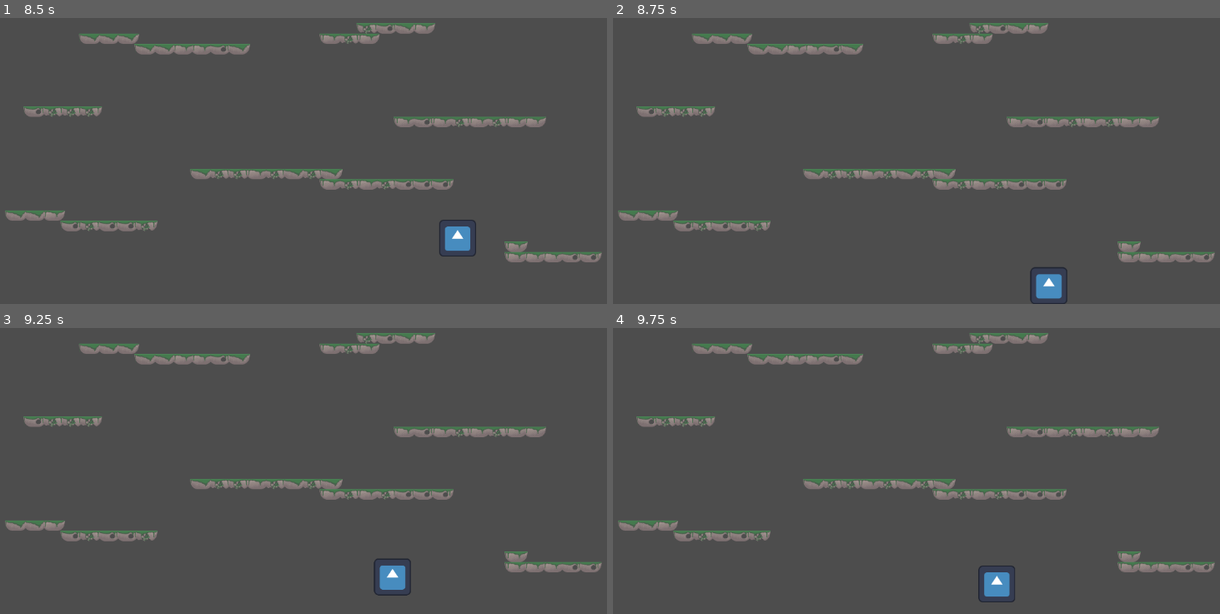
Above: before the commit, frames 1-4 (two rows, left to right).
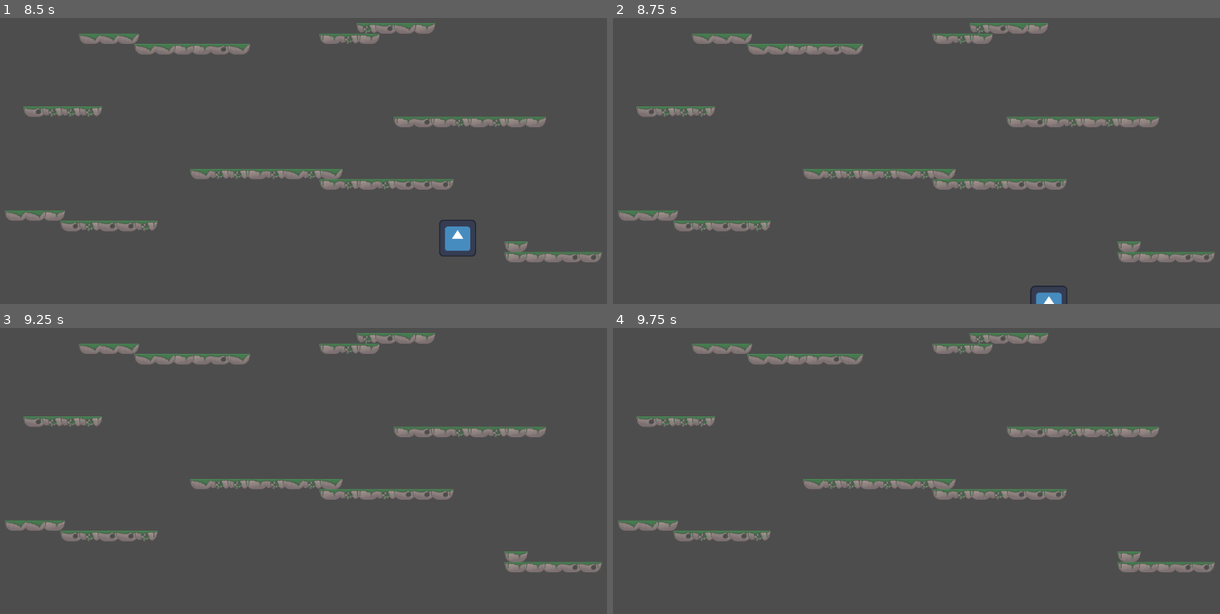
Above: after the commit, the same moments.

Repository: MisuseofMana/joust2-the-joustening
Game: Godot game, scene res://Scene/level_default.tscn
The game is run twice, just before and just after one commit, with the same random seed, the same clock (stepped at 60 frames per second) and the same inputs. This scene is started directly instead of the project's main scene. The engine's default icon, where the game draws it, is replaced by a stand-in: a white triangle on a blue panel in a dark square.
Inputs:
- Up to frame 1 (8.5 s): tap Enter (ui_accept) at 0.5, 0.77, 1.52, 3.02, 3.77, 4.52, 6.02, 6.77, 7.52 s; hold Right (ui_right) 0.53-2.03 s; hold Left (ui_left) 2.03-4.28 s; hold Right (ui_right) 4.28-8.03 s; hold Left (ui_left) from 8.03 s (still down)
- Up to frame 2 (8.75 s): keep holding Left (ui_left)
- Up to frame 3 (9.25 s): keep holding Left (ui_left); tap Enter (ui_accept) at 9.02 s
- Up to frame 4 (9.75 s): release Left (ui_left) at 9.53 s; hold Right (ui_right) from 9.53 s (still down)

Frame 1 is identical in both runs. In frame 2, 0.5% of the frame differs, in the area x 68-75%, y 87-100%; in frame 3, 0.5%, in the area x 61-68%, y 80-94%; in frame 4, 0.5%.

Commit message:
World boundaries, initial world wrap

Diff:
--- a/Scene/level_default.tscn
+++ b/Scene/level_default.tscn
@@ -45,9 +45,6 @@
 [sub_resource type="WorldBoundaryShape2D" id="WorldBoundaryShape2D_ovj3h"]
 distance = -125.0
 
-[sub_resource type="WorldBoundaryShape2D" id="WorldBoundaryShape2D_fsn06"]
-distance = -647.0
-
 [node name="LevelDefault" type="Node2D"]
 
 [node name="Camera2D" type="Camera2D" parent="."]
@@ -59,22 +56,23 @@
 tile_map_data = PackedByteArray("AAD7/wUAAAAAAAEAAAD8/wUAAAACAAEAAAD9/wUAAAACAAEAAAD+/wUAAAABAAAAAAD//wUAAAACAAEAAAAAAA …(1216 unchanged characters)…
 tile_set = SubResource("TileSet_ossfr")
 
-[node name="Boundaries2" type="StaticBody2D" parent="."]
+[node name="East" type="Area2D" parent="."]
 position = Vector2(1, -1)
 
-[node name="East" type="CollisionShape2D" parent="Boundaries2"]
-rotation = 4.71239
+[node name="CollisionShape2D" type="CollisionShape2D" parent="East"]
+rotation = -1.5708
 shape = SubResource("WorldBoundaryShape2D_ig0m6")
-one_way_collision = true
 
-[node name="South" type="CollisionShape2D" parent="Boundaries2"]
+[node name="South" type="Area2D" parent="."]
+position = Vector2(1, -1)
+
+[node name="CollisionShape2D" type="CollisionShape2D" parent="South"]
 shape = SubResource("WorldBoundaryShape2D_0oeul")
 
-[node name="West" type="CollisionShape2D" parent="Boundaries2"]
+[node name="West" type="Area2D" parent="."]
+position = Vector2(1, -1)
+
+[node name="CollisionShape2D2" type="CollisionShape2D" parent="West"]
 position = Vector2(-1028, 0)
 rotation = 1.5708
 shape = SubResource("WorldBoundaryShape2D_ovj3h")
-
-[node name="North" type="CollisionShape2D" parent="Boundaries2"]
-rotation = 3.14159
-shape = SubResource("WorldBoundaryShape2D_fsn06")
--- a/actors/player.gd
+++ b/actors/player.gd
@@ -1,9 +1,12 @@
 extends CharacterBody2D
-
+class_name Player
 
 const SPEED = 300.0
 const JUMP_VELOCITY = -400.0
 
+
+func _ready() -> void:
+	get_tree()
 
 func _physics_process(delta: float) -> void:
 	# Add the gravity.
@@ -24,3 +27,16 @@
 		velocity.x = move_toward(velocity.x, 0, SPEED)
 
 	move_and_slide()
+
+
+
+
+
+
+func _on_boundarie_collision_area_entered(area: Area2D) -> void:
+	if area.name.contains('West'):
+		print('west')
+	elif area.name.contains('East'):
+		print('east')
+	elif area.name.contains('South'):
+		print('south')
--- a/actors/player.tscn
+++ b/actors/player.tscn
@@ -18,6 +18,9 @@
 radius = 60.0
 height = 128.0
 
+[sub_resource type="CircleShape2D" id="CircleShape2D_bvqy4"]
+radius = 63.0079
+
 [node name="CharacterBody2D" type="CharacterBody2D"]
 script = ExtResource("1_5enr7")
 
@@ -26,3 +29,10 @@
 
 [node name="CollisionShape2D" type="CollisionShape2D" parent="."]
 shape = SubResource("CapsuleShape2D_ifugb")
+
+[node name="BoundarieCollision" type="Area2D" parent="."]
+
+[node name="CollisionShape2D" type="CollisionShape2D" parent="BoundarieCollision"]
+shape = SubResource("CircleShape2D_bvqy4")
+
+[connection signal="area_entered" from="BoundarieCollision" to="." method="_on_boundarie_collision_area_entered"]
Not shown: 1 places in Scene/level_default.tscn that only renumber resources
Not shown: 1 places in actors/player.tscn that only renumber resources
